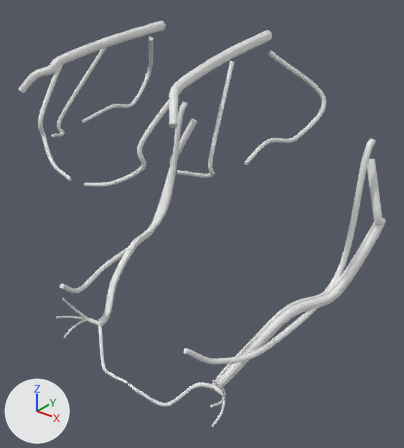
Before and after pictures for a commit that changed the glTF model public/models/neurovascular.glb.
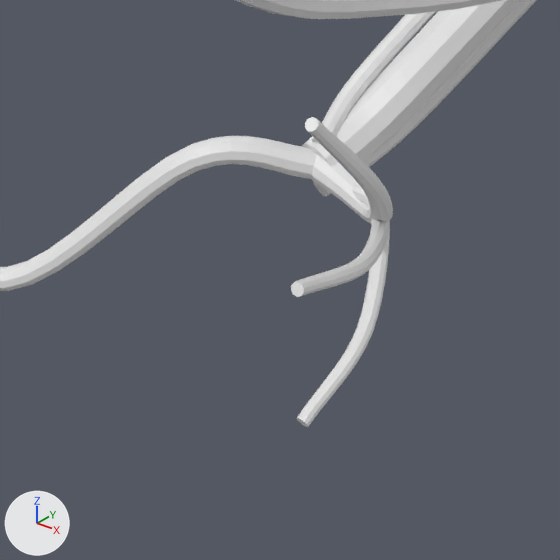
The first picture shows the older version from a 50 mm camera at (8.01, -8.65, 6.45) aimed at (0.19, 1.13, 0.39). The close-ups show the older and then the newer version on the part from 41% to 62% of the width and 81% to 100% of the height of that picture. Only the edits that show in the close-ups are written down. Arrows for +X, +Y and +Z are at lower left; the lights stay in place. Where no turn or scale is listed for an object, it has been applied to the vertices.

Before the edit, the objects in view are built like this:
```python
me_inferior_alveolar_nerve_left = bpy.data.meshes.new('inferior-alveolar-nerve-left')
me_inferior_alveolar_nerve_left.from_pydata(...)  # 572 vertices, 1140 faces; spans x -0.88..0.88, y -2.68..2.68, z -2.25..2.25
me_mental_nerve_left = bpy.data.meshes.new('mental-nerve-left')
me_mental_nerve_left.from_pydata(...)  # 332 vertices, 660 faces; spans x -0.56..0.56, y -0.77..0.77, z -1.0..1.0
me_mental_nerve_left_branch_1 = bpy.data.meshes.new('mental-nerve-left-branch-1')
me_mental_nerve_left_branch_1.from_pydata(...)  # 332 vertices, 660 faces; spans x -0.66..0.66, y -1.0..1.0, z -0.53..0.53
me_mental_nerve_left_branch_2 = bpy.data.meshes.new('mental-nerve-left-branch-2')
me_mental_nerve_left_branch_2.from_pydata(...)  # 332 vertices, 660 faces; spans x -0.7..0.7, y -1.0..1.0, z -0.42..0.42
ob_inferior_alveolar_nerve_left = bpy.data.objects.new('inferior-alveolar-nerve-left', me_inferior_alveolar_nerve_left)
ob_inferior_alveolar_nerve_left.location = (2.706, 2.102, -0.513)
ob_mental_nerve_left = bpy.data.objects.new('mental-nerve-left', me_mental_nerve_left)
ob_mental_nerve_left.location = (2.188, -0.888, -2.222)
ob_mental_nerve_left.scale = (0.51, 0.51, 0.51)
ob_mental_nerve_left_branch_1 = bpy.data.objects.new('mental-nerve-left-branch-1', me_mental_nerve_left_branch_1)
ob_mental_nerve_left_branch_1.location = (2.221, -0.993, -2.459)
ob_mental_nerve_left_branch_1.scale = (0.48, 0.48, 0.48)
ob_mental_nerve_left_branch_2 = bpy.data.objects.new('mental-nerve-left-branch-2', me_mental_nerve_left_branch_2)
ob_mental_nerve_left_branch_2.location = (2.204, -0.942, -2.769)
ob_mental_nerve_left_branch_2.scale = (0.43, 0.43, 0.43)
# also in view: 'inferior-alveolar-artery-left' at (2.63, 1.93, -1.05); 'inferior-alveolar-vein-left' at (2.71, 1.95, -1.26); 'lingual-nerve-left' at (2.46, 1.42, 0.28); 'incisive-nerve-left' at (0.95, -1.03, -2.9)
```
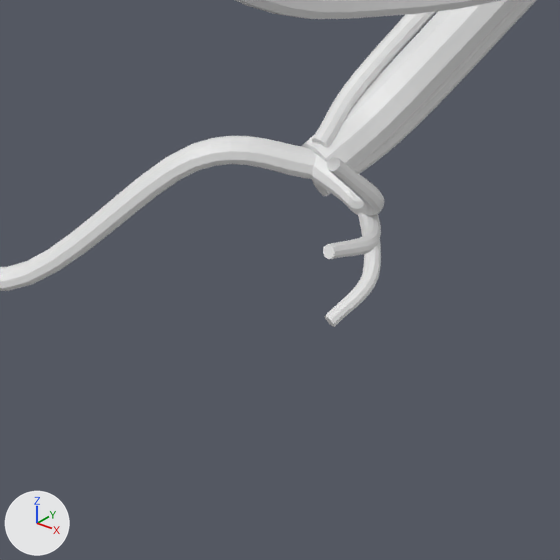
Where the newer file only moved an object's origin or applied its transform, the numbers keep the older frame.

Where the change shows, as pixel boxes [x1, y1, x2, y2] in the close-ups (560 x 560 px):
'mental-nerve-left-branch-2', reshaped, moved, rescaled: before [296, 183, 390, 427]; after [324, 189, 381, 327]
'mental-nerve-left', reshaped, moved, rescaled (17% narrower, 41% shorter): before [305, 117, 393, 223]; after [311, 154, 384, 216]
'mental-nerve-left-branch-1', reshaped, moved, rescaled: before [291, 219, 389, 297]; after [323, 213, 381, 259]

Diff of the bpy script that builds the scene:
```diff
--- a/public/models/neurovascular.glb.py
+++ b/public/models/neurovascular.glb.py
@@ me_mental_nerve_left @@
 # used by ob_mental_nerve_left; location = (2.188, -0.888, -2.222); scale = (0.51, 0.51, 0.51)
-me_mental_nerve_left.from_pydata(...)  # 332 vertices, 660 faces; spans x -0.56..0.56, y -0.77..0.77, z -1.0..1.0
+me_mental_nerve_left.from_pydata(...)  # 332 vertices, 660 faces; spans x -0.79..0.79, y -0.86..0.86, z -1.0..1.0
+# me_mental_nerve_left part 1: 332 of 332 vertices moved; they spanned x -0.56..0.56, y -0.77..0.77, z -1.0..1.0 and now span x -0.79..0.79, y -0.86..0.86, z -1.0..1.0; mean shift (0.03, -0.05, 0.05)
@@ me_mental_nerve_left_branch_1 @@
 # used by ob_mental_nerve_left_branch_1; location = (2.221, -0.993, -2.459); scale = (0.48, 0.48, 0.48)
-me_mental_nerve_left_branch_1.from_pydata(...)  # 332 vertices, 660 faces; spans x -0.66..0.66, y -1.0..1.0, z -0.53..0.53
+me_mental_nerve_left_branch_1.from_pydata(...)  # 332 vertices, 660 faces; spans x -0.86..0.86, y -1.0..1.0, z -0.53..0.53
+# me_mental_nerve_left_branch_1 part 2: 332 of 332 vertices moved; they spanned x -0.66..0.66, y -1.0..1.0, z -0.53..0.53 and now span x -0.86..0.86, y -1.0..1.0, z -0.53..0.53; mean shift (0.03, -0.07, 0.03)
@@ me_mental_nerve_left_branch_2 @@
 # used by ob_mental_nerve_left_branch_2; location = (2.204, -0.942, -2.769); scale = (0.43, 0.43, 0.43)
-me_mental_nerve_left_branch_2.from_pydata(...)  # 332 vertices, 660 faces; spans x -0.7..0.7, y -1.0..1.0, z -0.42..0.42
+me_mental_nerve_left_branch_2.from_pydata(...)  # 332 vertices, 660 faces; spans x -0.9..0.9, y -1.0..1.0, z -0.38..0.38
+# me_mental_nerve_left_branch_2 part 3: 332 of 332 vertices moved; they spanned x -0.7..0.7, y -1.0..1.0, z -0.42..0.42 and now span x -0.9..0.9, y -1.0..1.0, z -0.38..0.38; mean shift (0.03, -0.08, -0.04)
@@ ob_mental_nerve_left @@
 ob_mental_nerve_left = bpy.data.objects.new('mental-nerve-left', me_mental_nerve_left)
-ob_mental_nerve_left.location = (2.188, -0.888, -2.222)
-ob_mental_nerve_left.scale = (0.51, 0.51, 0.51)
+ob_mental_nerve_left.location = (2.14, -0.753, -2.431)
+ob_mental_nerve_left.scale = (0.301, 0.301, 0.301)
@@ ob_mental_nerve_left_branch_1 @@
 ob_mental_nerve_left_branch_1 = bpy.data.objects.new('mental-nerve-left-branch-1', me_mental_nerve_left_branch_1)
-ob_mental_nerve_left_branch_1.location = (2.221, -0.993, -2.459)
-ob_mental_nerve_left_branch_1.scale = (0.48, 0.48, 0.48)
+ob_mental_nerve_left_branch_1.location = (2.158, -0.808, -2.558)
+ob_mental_nerve_left_branch_1.scale = (0.295, 0.295, 0.295)
@@ ob_mental_nerve_left_branch_2 @@
 ob_mental_nerve_left_branch_2 = bpy.data.objects.new('mental-nerve-left-branch-2', me_mental_nerve_left_branch_2)
-ob_mental_nerve_left_branch_2.location = (2.204, -0.942, -2.769)
-ob_mental_nerve_left_branch_2.scale = (0.43, 0.43, 0.43)
+ob_mental_nerve_left_branch_2.location = (2.148, -0.782, -2.715)
+ob_mental_nerve_left_branch_2.scale = (0.269, 0.269, 0.269)
```
